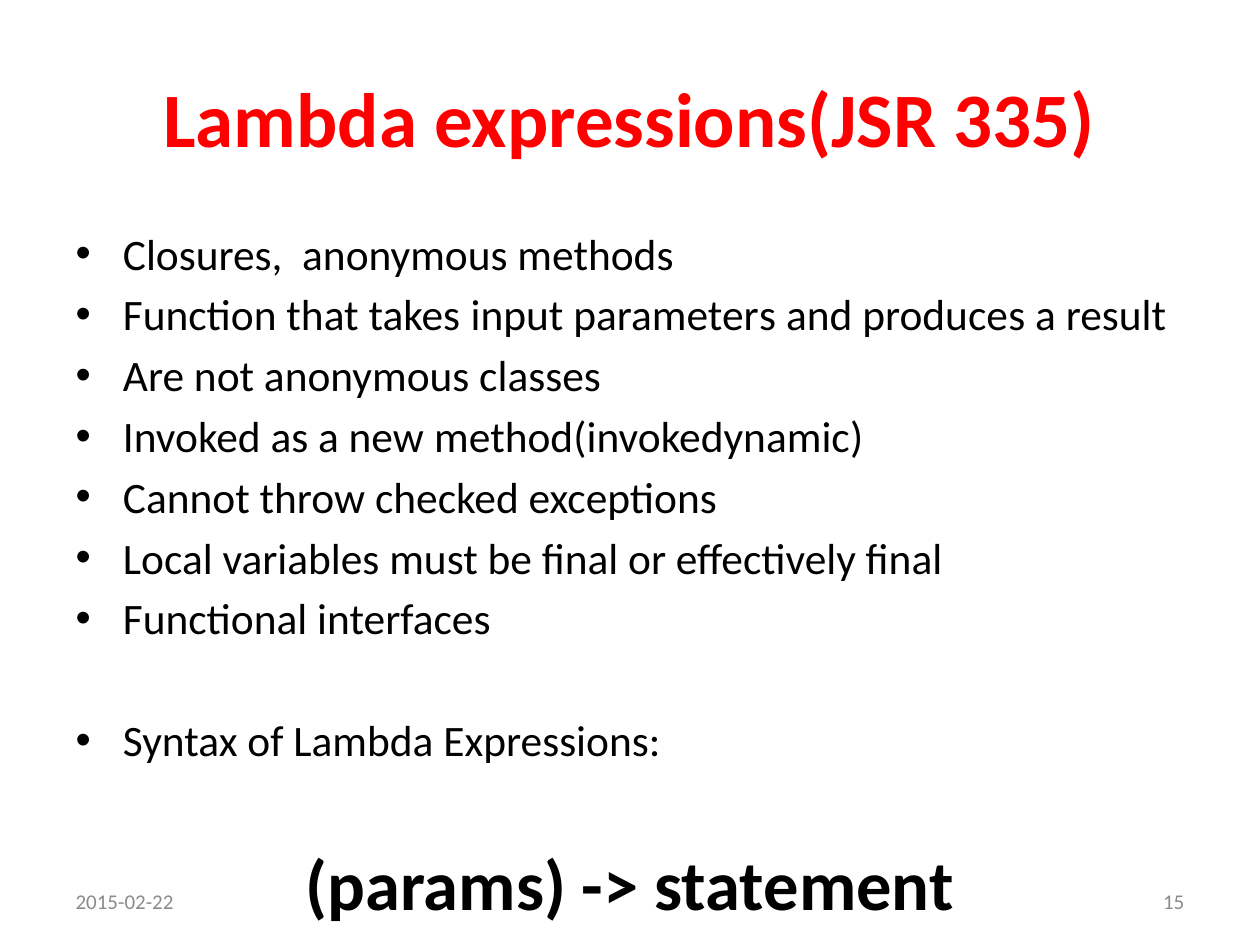
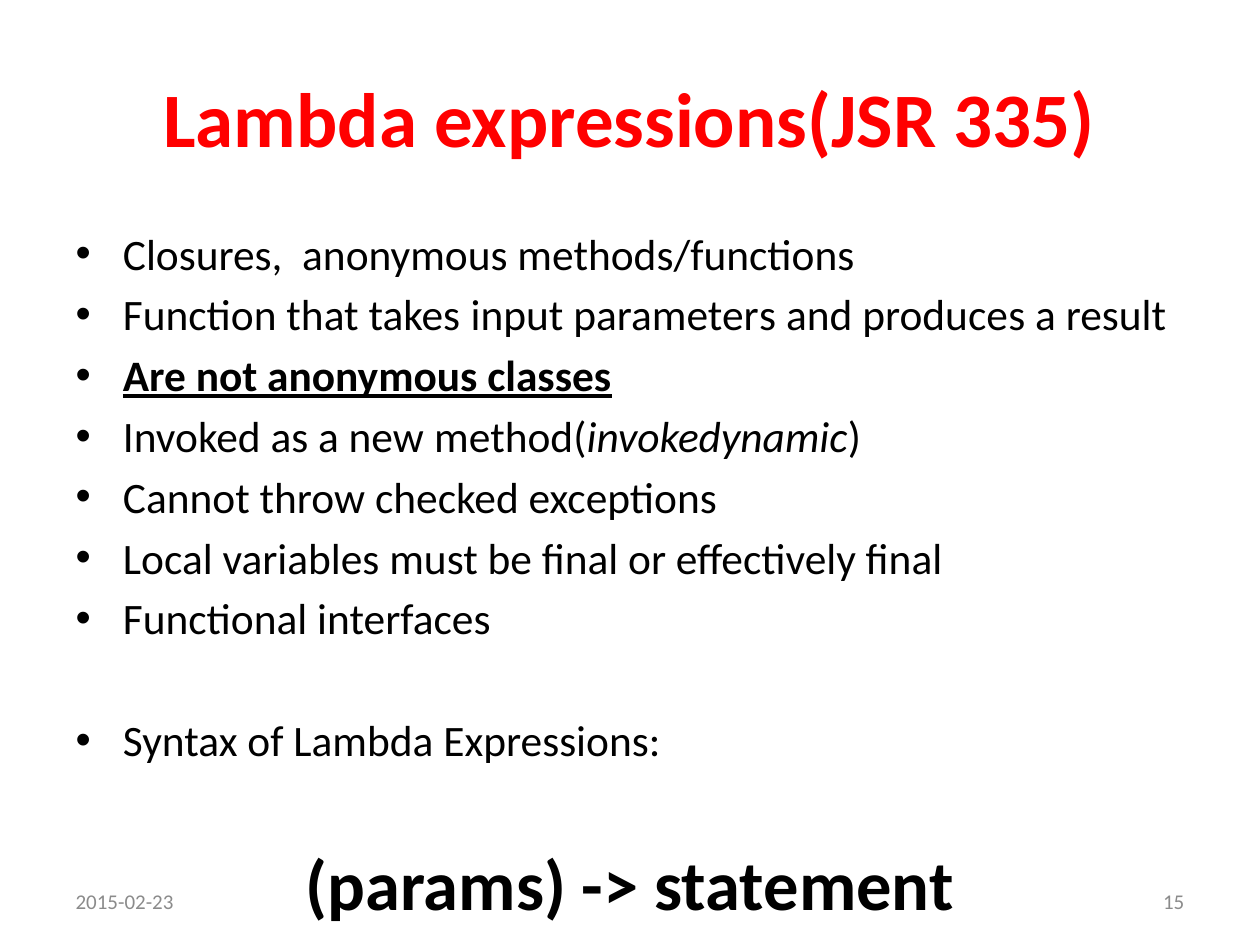
Before and after one commit to p-zalejko/jug_java8, a slide deck: slide 15 of jug.zg.java8/Java 8_prezentacja.ppsx. Drawn at 1260x945 pixels with LibreOffice and Linux fonts; fonts in the diff are those of the drawing. Boxes give left, top, right and bottom in pixels: in the first picture for what was removed or moved away, otherwise in the second. Text is boxed around its words. In the diff, an @@ line names an element or a change of style, - is before the commit and + after.

```diff
--- a/jug.zg.java8/Java 8_prezentacja.ppsx
+++ b/jug.zg.java8/Java 8_prezentacja.ppsx
@@ text at [123, 240, 854, 277]: text changed @@
-• Closures, anonymous methods
+• Closures, anonymous methods/functions
@@ text at [123, 360, 861, 459]: bold on, underline on in "Are not anonymous classes"; italic on in "method(invokedynamic)" @@
@@ text at [76, 895, 174, 909]: text changed @@
-2015-02-22
+2015-02-23
```
Also in this commit, not shown: 28 other slides changed, 5 other files.
